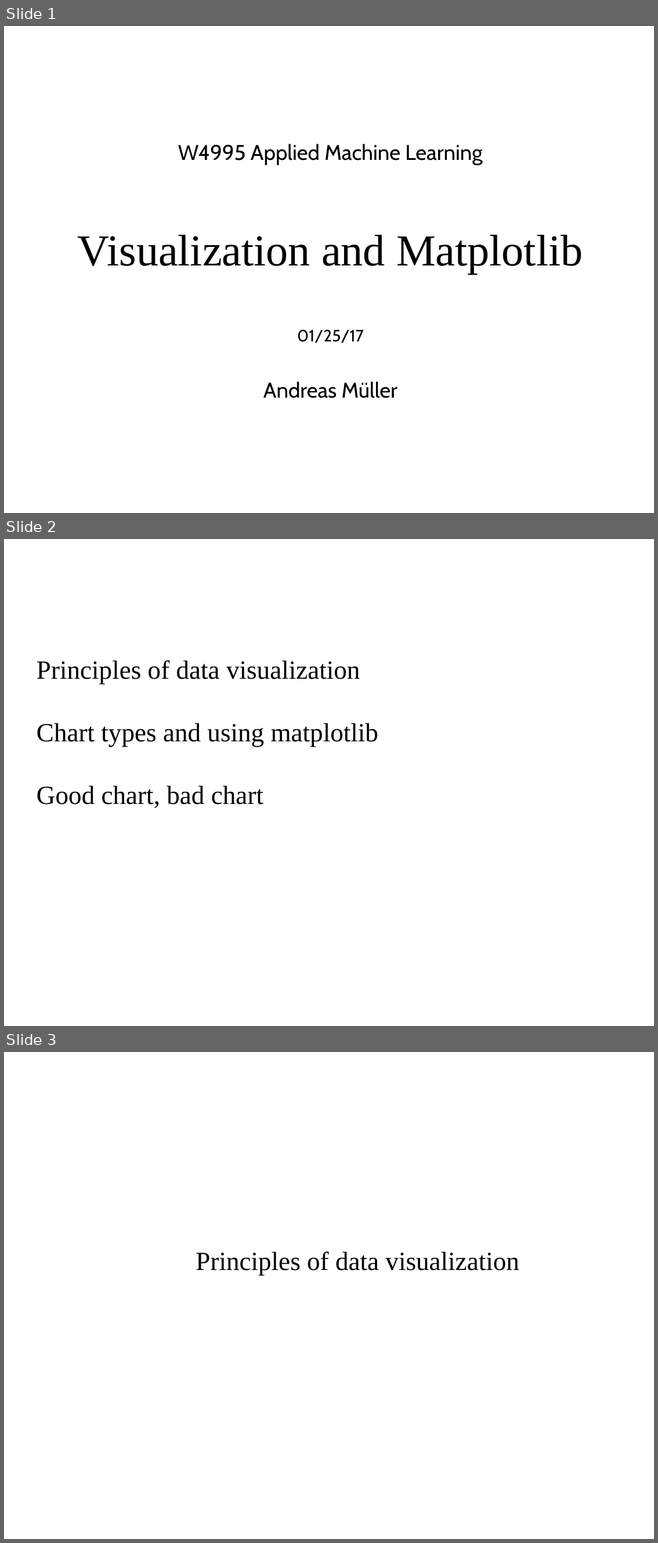
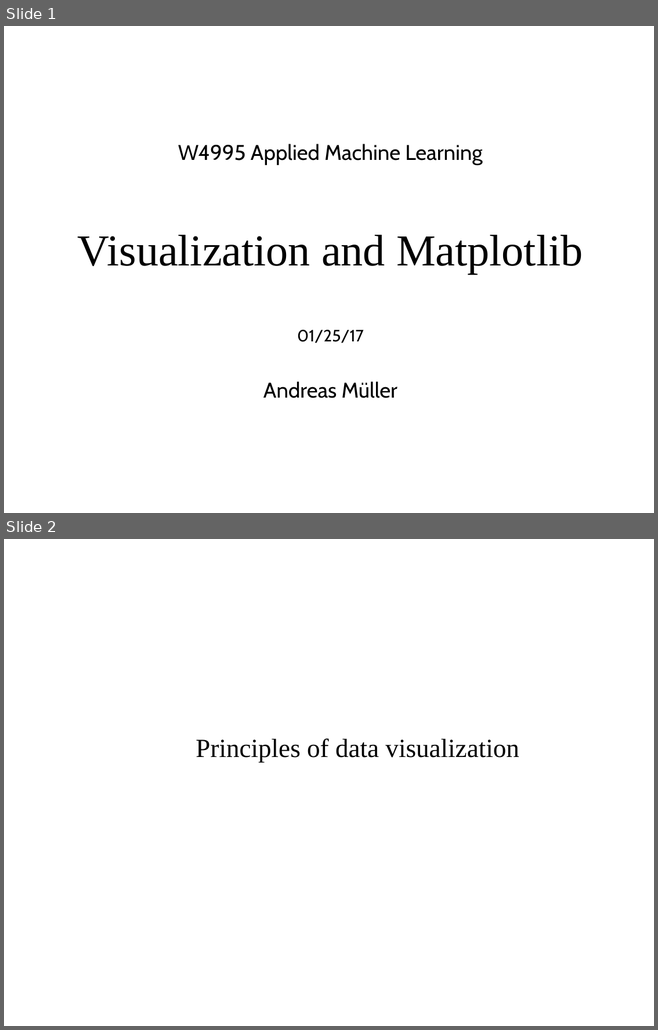
Before and after one commit to amueller/applied_ml_spring_2017, a slide deck: slides/aml-03-012517.odp. Shown one above the other, each under a label of ours: slides 1, 2 and 3 before the commit, slides 1 and 2 after it. The pictures are 658x1543 and 658x1030 pixels, drawn with LibreOffice and Linux fonts; fonts in the diff are those of the drawing. Boxes give left, top, right and bottom in pixels: in the first picture for what was removed or moved away, otherwise in the second. Text is boxed around its words. In the diff, an @@ line names an element or a change of style, - is before the commit and + after.

```diff
--- a/slides/aml-03-012517.odp
+++ b/slides/aml-03-012517.odp
@@ slide 2 removed at (x1=4, y1=539, x2=654, y2=1026), background #FFFFFF @@
@@ subtitle removed at (x1=36, y1=660, x2=379, y2=808) @@
-Principles of data visualization
-Chart types and using matplotlib
-Good chart, bad chart
@@ what was slide 3 is now slide 2 @@
```
Also in this commit, not shown: 6 slides changed, 3 slides added, 1 other slide removed, 1 other file.
